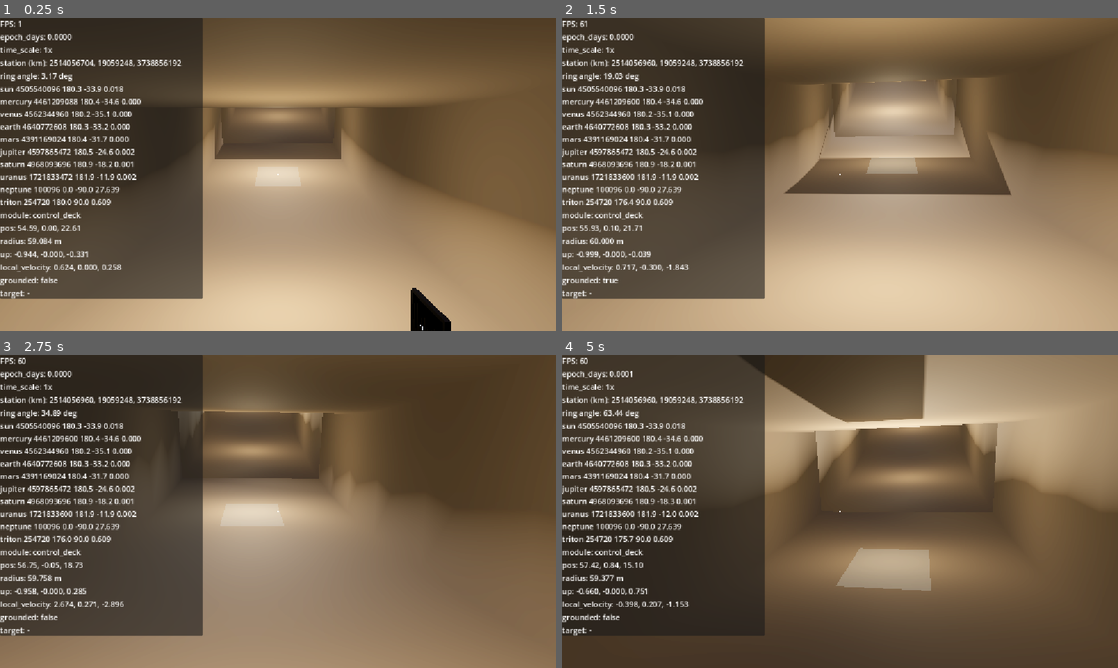
Above: before the commit, frames 1-4 (two rows, left to right).
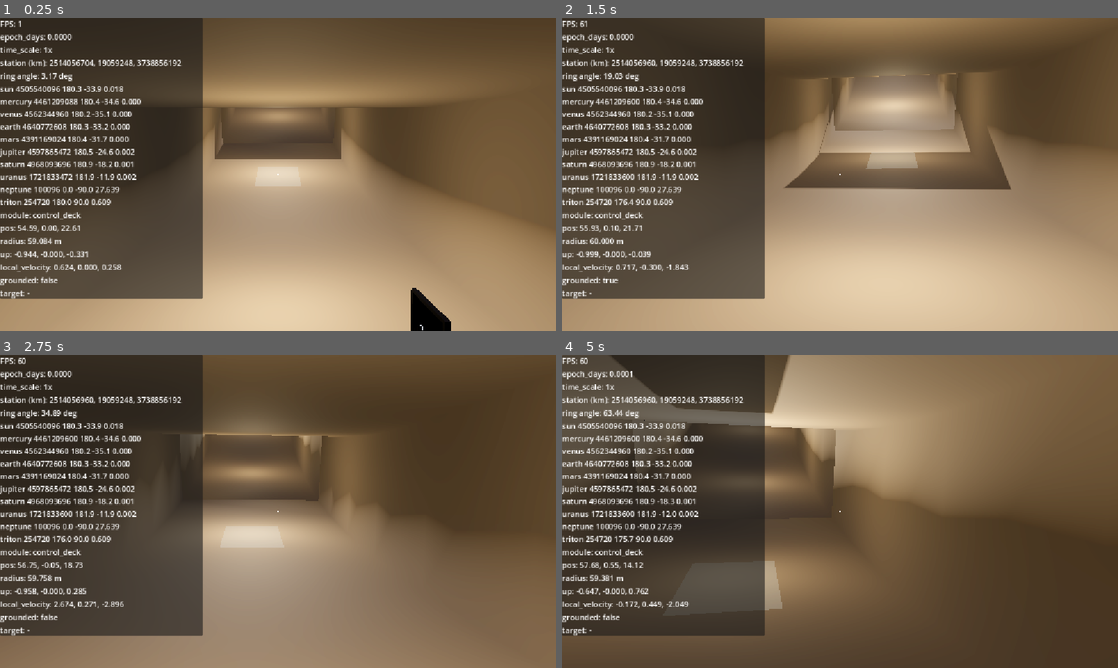
Above: after the commit, the same moments.

Repository: Imadakara/DYRM
Game: Godot game, scene res://scenes/main.tscn
Two runs of this game, one before a commit and one after it. Both use one fixed random seed, a clock stepped at 60 frames per second and the inputs below.
Inputs (mouse positions are in pixels of both pictures, inside the frame that each line leads up to):
- Up to frame 1 (0.25 s): no input
- Up to frame 2 (1.5 s): move the mouse to (867, 174) at 0.52 s; hold E (interact) 0.53-1.28 s; hold W (move_forward) from 0.53 s (still down); click (867, 174) at 0.67 s; tap Space (jump) at 0.77 s; move the mouse to (812, 174) at 1.27 s; tap E (interact) at 1.35 s; click (812, 174) at 1.42 s
- Up to frame 3 (2.75 s): keep holding W (move_forward); tap Space (jump) at 1.52 s; move the mouse to (289, 505) at 2.02 s; hold Shift (run) from 2.03 s (still down); click (289, 505) at 2.17 s; tap E (interact) at 2.3 s
- Up to frame 4 (5 s): keep holding W (move_forward); move the mouse to (834, 517) at 2.77 s; release Shift (run) at 2.78 s; tap E (interact) at 2.85, 4.55 s; click (834, 517) at 2.92 s; tap Space (jump) at 3.02, 3.77, 4.52 s; move the mouse to (878, 514) at 3.52 s; hold E (interact) 3.53-4.28 s; click (878, 514) at 3.67 s; tap Escape (ui_cancel) at 4.15 s; move the mouse to (795, 508) at 4.27 s; tap Shift (run) at 4.35 s; click (795, 508) at 4.42 s

The runs differ from the first frame. In frame 1, less than 0.1% of the frame differs, in the area x 75-76%, y 98-99%; in frame 2, 2.2%; in frame 3, 9.0%; in frame 4, 47%, in the area x 0-100%, y 0-96%.

Commit message:
FPS jump fix

Diff:
--- a/src/interaction/door.gd
+++ b/src/interaction/door.gd
@@ -42,6 +42,22 @@
 
 	_apply_state()
 
+## `LeafBody` вложен в `Door` (Area3D-предок, см. Interactable), а его СОБСТВЕННЫЙ
+## local-transform никогда не меняется скриптом — движется только унаследованно
+## от вращающегося RotatingRing. Из-за этого Godot не рассылает
+## NOTIFICATION_TRANSFORM_CHANGED вглубь дерева и sync_to_physics НИКОГДА не
+## проталкивает новый трансформ в физический сервер: PhysicsServer3D навсегда
+## застревает на позиции самого первого кадра (проверено эмпирически — см. отчёт
+## по ТЗ-100 о периодических «подпрыгиваниях» игрока на стыках кольца, где
+## застрявшая где угодно на кольце дверь эпизодически перекрывала пол под
+## игроком). У пола та же схема (StationModule/Collision — AnimatableBody3D под
+## вращающимся кольцом) работает корректно, потому что между ним и RotatingRing
+## нет Area3D-предка. Переприсваивание — не no-op для Node3D: сеттер
+## global_transform всегда рассылает нотификацию, даже если значение совпадает
+## с текущим, и именно так реально форсируется пересинхронизация.
+func _physics_process(_delta: float) -> void:
+	_leaf_body.global_transform = _leaf_body.global_transform
+
 func interact(from: Node3D) -> void:
 	if not can_interact(from):
 		return
--- a/src/interaction/spoke_hatch.gd
+++ b/src/interaction/spoke_hatch.gd
@@ -32,5 +32,12 @@
 	_probe_collision.shape = probe_shape
 	_probe_collision.position = _cover.position
 
+## См. Door._physics_process() — тот же баг синхронизации: CoverBody вложен в
+## SpokeHatch (Area3D-предок), собственный transform не меняется скриптом, и
+## sync_to_physics без принудительного «касания» никогда не проталкивает
+## вращение RotatingRing в PhysicsServer3D.
+func _physics_process(_delta: float) -> void:
+	_cover_body.global_transform = _cover_body.global_transform
+
 func interact(_from: Node3D) -> void:
 	pass
--- a/src/player/player_controller.gd
+++ b/src/player/player_controller.gd
@@ -19,13 +19,23 @@
 ## порог «до 0.35 м включительно»; запас компенсирует зазор коллизии Jolt
 ## на самой границе, не расширяя фактически преодолимую высоту заметно).
 const STEP_UP_MARGIN_M: float = 0.02
-## Порог скорости, ниже которого игрок считается неподвижным и результат
-## move_and_slide() откатывается (см. комментарий в _physics_process). Взят
-## с запасом на один кадр свободного падения (g·dt на полу ≈ 0.049 м/с), но
-## заметно меньше скорости шага (2.0 м/с). Подобран эмпирически — соотношение
-## с остаточным дрейфом немонотонно (тонкий эффект разрешения контакта в
-## Jolt), см. отчёт по ТЗ-100 о статусе AC-07.
+## Порог ГОРИЗОНТАЛЬНОЙ скорости, ниже которого считаем, что игрок не пытается
+## идти намеренно. Только это, само по себе, НЕ решает, откатывать ли дрейф
+## этого кадра — см. was_resting в _physics_process, где это условие сочетается
+## с _airborne_streak_frames. Раньше порог проверялся против ПОЛНОЙ скорости
+## (горизонталь + радиаль) и его приходилось расширять, чтобы пережить мигание
+## опоры на стыках хорд — это сломало реальные прыжки и разгон ходьбы (широкий
+## порог считал часть настоящего прыжка/торможения «покоем» и откатывал их).
+## Разнесение на два независимых сигнала (эта константа — горизонталь;
+## _airborne_streak_frames — радиаль) решает обе задачи, не мешая друг другу.
 const REST_VELOCITY_EPS_M_S: float = 0.08
+## Сколько кадров подряд без опоры ещё считается миганием is_on_floor() на
+## стыке 16-хордовой аппроксимации пола (эмпирически бывает до 3 кадров
+## подряд), а не настоящим прыжком/падением. Настоящий прыжок либо вообще не
+## попадает в эту ветку (реальный горизонтальный ввод сразу даёт
+## REST_VELOCITY_EPS_M_S false), либо остаётся без опоры на порядок дольше
+## этого запаса — отличить легко.
+const MAX_FLICKER_AIRBORNE_FRAMES: int = 6
 
 signal module_changed(module_id: StringName)
 signal footstep(surface_id: StringName, speed: float)
@@ -67,6 +77,9 @@
 var _current_module: StringName = &""
 var _stride_accum_m: float = 0.0
 var _was_grounded: bool = false
+## Кадров подряд без опоры — см. MAX_FLICKER_AIRBORNE_FRAMES. Обновляется в
+## конце _physics_process, читается в начале следующего.
+var _airborne_streak_frames: int = 0
 
 func _ready() -> void:
 	_station = get_node_or_null(station_path) as StationRoot
@@ -89,7 +102,7 @@
 	up_direction = Vector3.UP
 	floor_max_angle = deg_to_rad(config.max_slope_deg)
 	floor_snap_length = config.step_height_m
-	Input.mouse_mode = Input.MOUSE_MODE_CAPTURED
+	set_mouse_captured(true)
 
 func _physics_process(delta: float) -> void:
 	_poll_physical_input()
@@ -163,13 +176,15 @@
 	# трансформа и при возобновлении движения даёт рывок/подвисание в воздухе)
 	# — но в полном покое результат отбрасывается: сцепление с вращением
 	# кольца уже даёт бесплатно родительский Node3D-трансформ (A-01).
-	# Не гейтим is_on_floor() «до» шага: на стыках 16 хорд дуги (R-04) он
-	# иногда на кадр мигает false даже когда игрок фактически стоит, и это
-	# пропускало дрейф именно в мигающие кадры. Порог по скорости берём с
-	# запасом на один кадр свободного падения (g·dt≈0.049 м/с) — иначе
-	# ложные срабатывания на самих стыках. Апекс прыжка (v_up→0 на миг)
-	# задевает эту ветку максимум на один кадр — незаметно.
-	var was_resting: bool = not _stepped_up_this_frame and local_velocity.length() < REST_VELOCITY_EPS_M_S
+	# Два независимых условия, а не одна проверка полной скорости (см. отчёт
+	# по ТЗ-100 — единый порог либо пропускал мигание опоры на стыках хорд,
+	# либо, расширенный, ломал настоящие прыжки/разгон). Горизонталь: нет
+	# намеренного движения (ввод погашен торможением). Радиаль: без опоры не
+	# дольше, чем длится мигание на стыке — иначе это уже настоящий
+	# прыжок/падение, и откатывать его нельзя.
+	var no_intentional_move: bool = horizontal_velocity.length() < REST_VELOCITY_EPS_M_S
+	var recent_floor_contact: bool = _airborne_streak_frames <= MAX_FLICKER_AIRBORNE_FRAMES
+	var was_resting: bool = not _stepped_up_this_frame and no_intentional_move and recent_floor_contact
 	var pos_before_slide: Vector3 = global_position
 	velocity = ring_basis * local_velocity - get_platform_velocity()
 	move_and_slide()
@@ -201,6 +216,7 @@
 			var radial_scale: float = _station.config.ring_radius_m / current_radius
 			position.x *= radial_scale
 			position.z *= radial_scale
+	_airborne_streak_frames = 0 if is_on_floor() else _airborne_streak_frames + 1
 	_update_footstep(horizontal_velocity, delta)
 	_update_grounded_signal()
 	_update_current_module()
@@ -234,14 +250,26 @@
 		trigger_interact()
 
 func _unhandled_input(event: InputEvent) -> void:
+	if event.is_action_pressed(&"ui_cancel"):
+		# Esc отпускает системный курсор мыши (виден, не заперт окном) — иначе
+		# окно нечем закрыть/свернуть, курсор невидим и заперт в клиентской
+		# области. Возврат — по клику (ветка ниже), стандартная для жанра пара.
+		set_mouse_captured(false)
+		return
 	if event is InputEventMouseMotion and Input.mouse_mode == Input.MOUSE_MODE_CAPTURED:
 		var motion := event as InputEventMouseMotion
 		var sens: float = config.mouse_sensitivity_deg_px * config.mouse_sensitivity_multiplier
-		var y_sign: float = -1.0 if config.invert_y else 1.0
+		var y_sign: float = 1.0 if config.invert_y else -1.0
 		add_look_input(Vector2(-motion.relative.x * sens, motion.relative.y * sens * y_sign))
 	elif event is InputEventMouseButton:
 		var mb := event as InputEventMouseButton
-		if mb.button_index == MOUSE_BUTTON_LEFT and _interaction_probe != null:
+		if mb.button_index != MOUSE_BUTTON_LEFT:
+			return
+		if Input.mouse_mode != Input.MOUSE_MODE_CAPTURED:
+			if mb.pressed:
+				set_mouse_captured(true)
+			return
+		if _interaction_probe != null:
 			var target: Interactable = _interaction_probe.get_target()
 			if target != null:
 				target.receive_click(mb.pressed)
@@ -371,6 +399,16 @@
 		return
 	target.interact(self)
 
+## Программный дубль Esc/клика по вьюпорту: захват системного курсора мыши
+## окном. `false` — курсор виден и свободен (окно можно свернуть/закрыть,
+## переключиться на другое приложение); `true` — заперт и невидим, обзор
+## управляется мышью как обычно.
+func set_mouse_captured(captured: bool) -> void:
+	Input.mouse_mode = Input.MOUSE_MODE_CAPTURED if captured else Input.MOUSE_MODE_VISIBLE
+
+func is_mouse_captured() -> bool:
+	return Input.mouse_mode == Input.MOUSE_MODE_CAPTURED
+
 func _is_input_suppressed() -> bool:
 	if _interaction_probe == null:
 		return false
